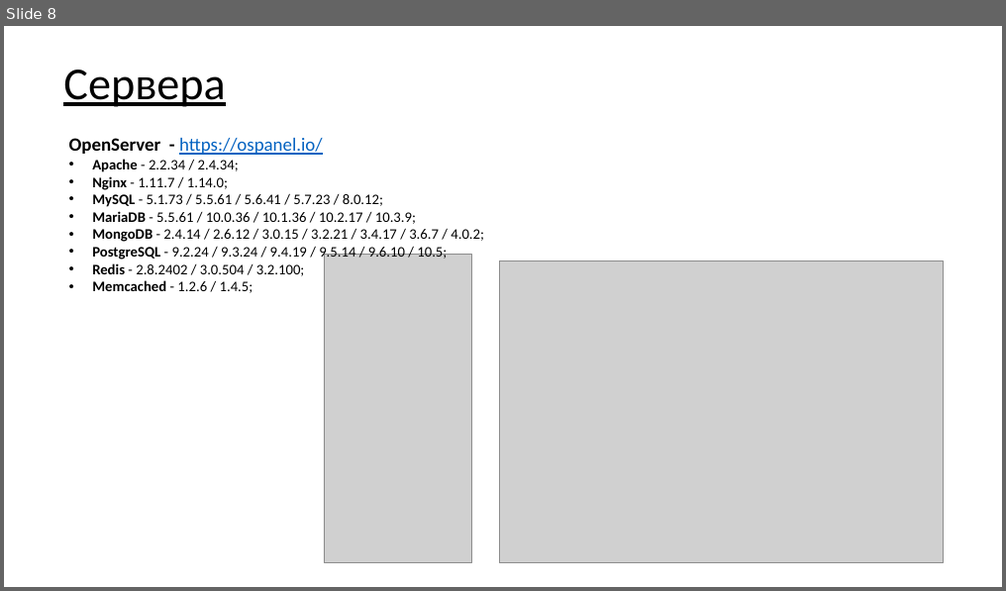
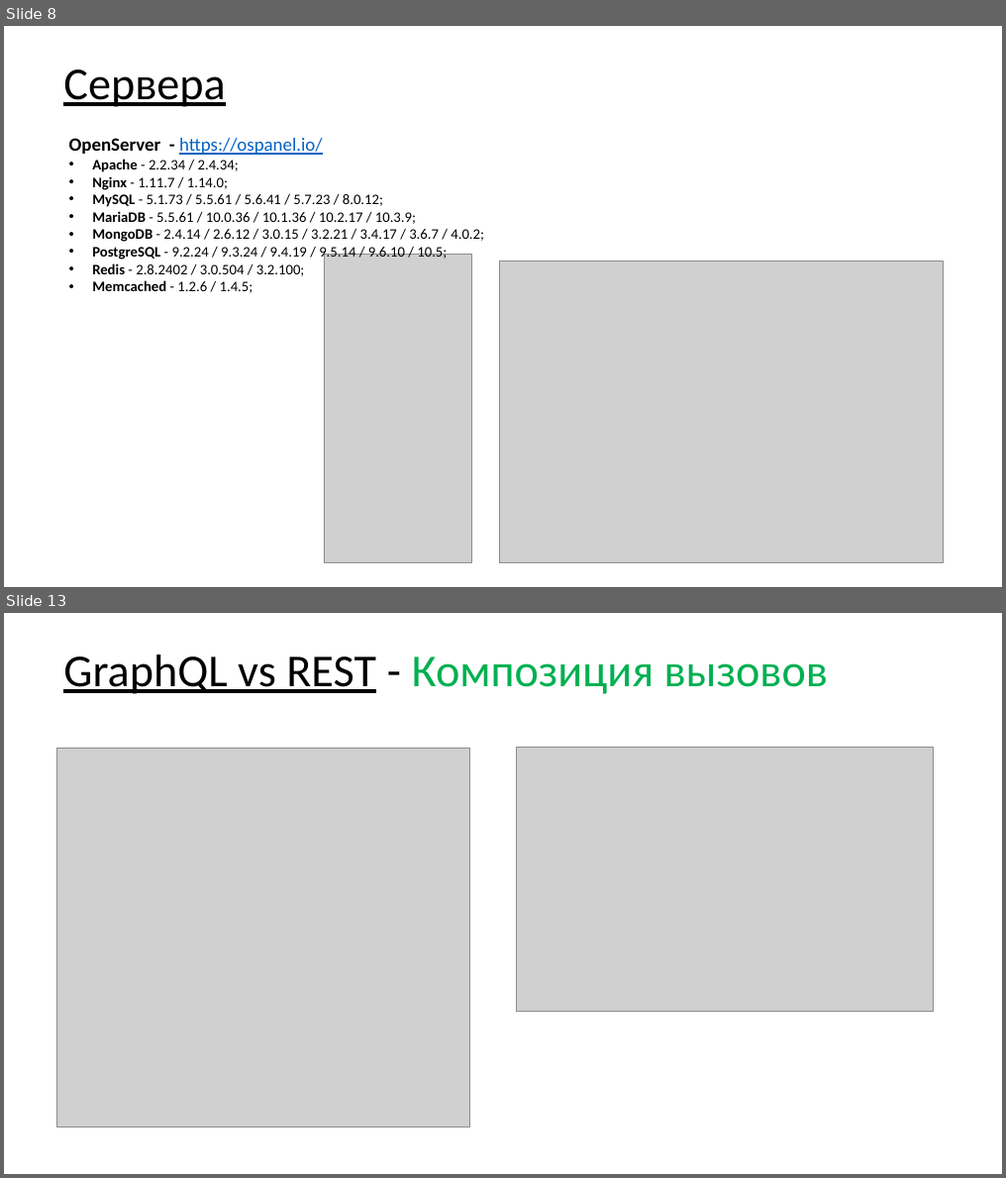
Before and after one commit to asbeseda/graphql-demo, a slide deck: graphql-spring-node.pptx. Shown one above the other, each under a label of ours: slide 8 before the commit, slides 8 and 13 after it; the slides between them are not shown. The pictures are 1006x591 and 1006x1178 pixels, drawn with LibreOffice and Linux fonts; fonts in the diff are those of the drawing; grey boxes stand for pictures. Boxes give left, top, right and bottom in pixels: in the first picture for what was removed or moved away, otherwise in the second. Text is boxed around its words. In the diff, an @@ line names an element or a change of style, - is before the commit and + after.

```diff
--- a/graphql-spring-node.pptx
+++ b/graphql-spring-node.pptx
@@ slide 13 added at <box>4,613,1002,1174</box>, background #FFFFFF @@
@@ title added at <box>63,655,828,694</box>, 44 pt, text #00B050 @@
+GraphQL vs REST - Композиция вызовов
@@ picture added at <box>56,748,470,1128</box> @@
@@ picture added at <box>516,748,933,1012</box> @@
```
Also in this commit, not shown: 6 slides changed, 8 other slides added, 27 other files.
